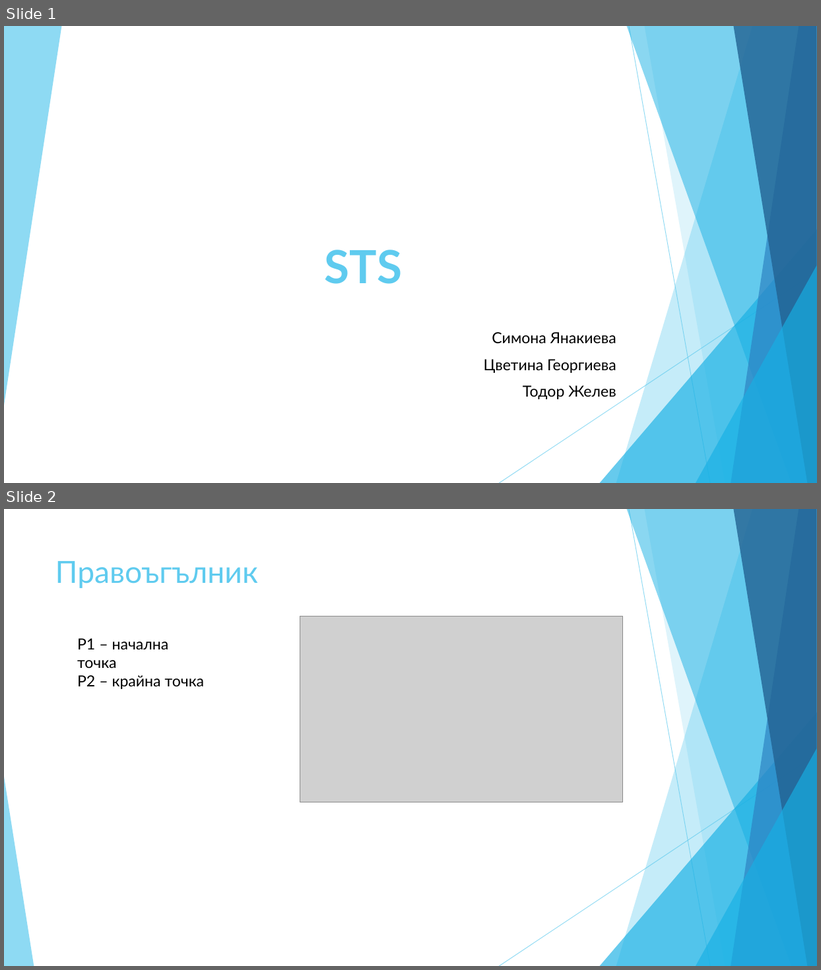
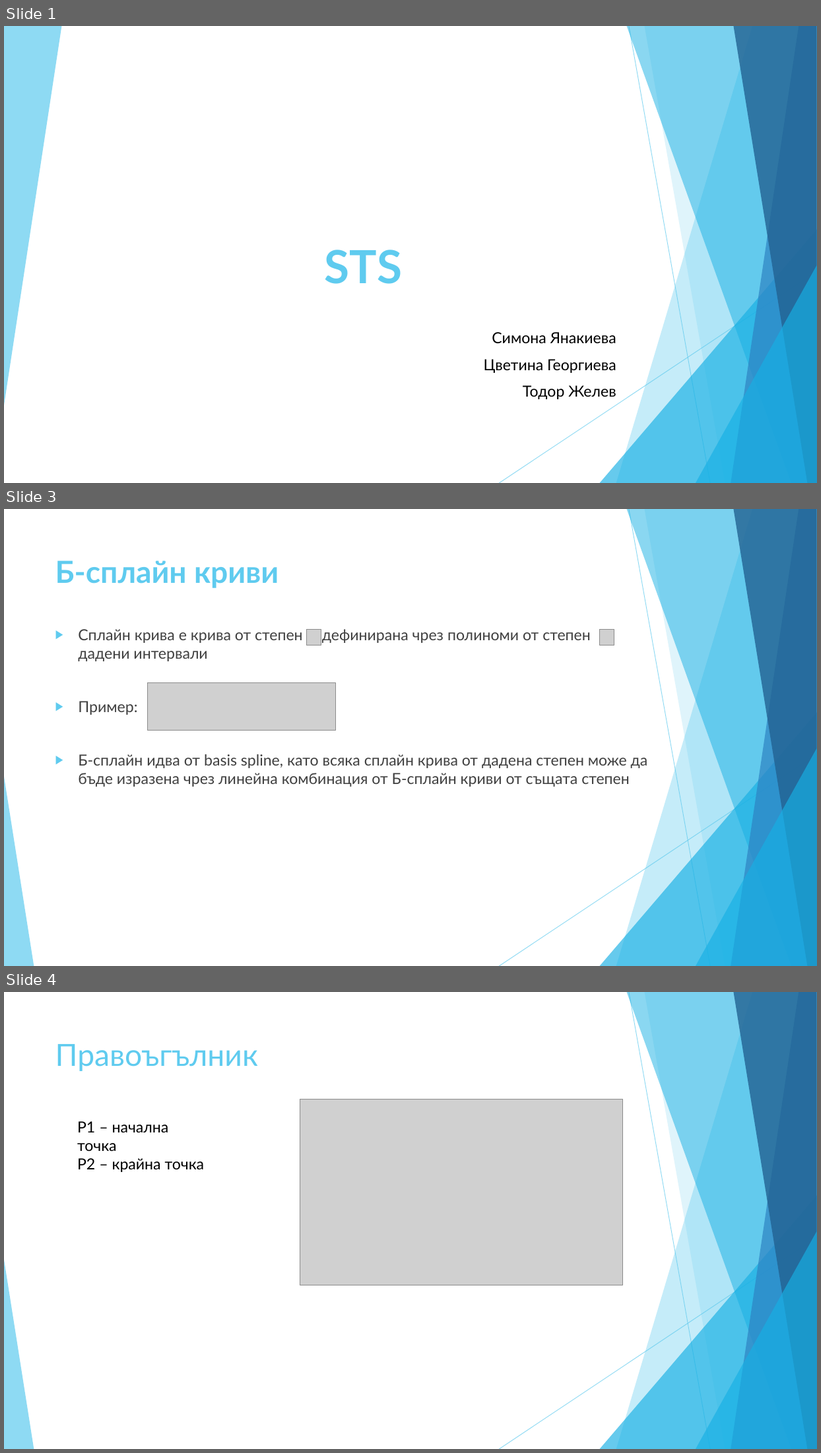
Before and after one commit to todorzhelev/STS, a slide deck: presentation/PresentationFinal.pptx. Shown one above the other, each under a label of ours: slides 1 and 2 before the commit, slides 1, 3 and 4 after it; the slides between them are not shown. The pictures are 821x970 and 821x1453 pixels, drawn with LibreOffice and Linux fonts; fonts in the diff are those of the drawing; grey boxes stand for pictures. Boxes give left, top, right and bottom in pixels: in the first picture for what was removed or moved away, otherwise in the second. Text is boxed around its words. In the diff, an @@ line names an element or a change of style, - is before the commit and + after.

```diff
--- a/presentation/PresentationFinal.pptx
+++ b/presentation/PresentationFinal.pptx
@@ slide 3 added at (4,509,817,966), background #FFFFFF; not listed: 10 template elements that a slide beside it also shows @@
@@ title added at (55,560,279,588), 36 pt, text #5FCBEF, bold @@
+Б-сплайн криви
@@ text added at (78,629,648,787), 18 pt, text #404040 @@
+▶ Сплайн крива е крива от степен , дефинирана чрез полиноми от степен в дадени интервали
+▶ Пример:
+▶ Б-сплайн идва от basis spline, като всяка сплайн крива от дадена степен може да бъде изразена чрез линейна комбинация от Б-сплайн криви от същата степен
@@ picture added at (306,630,321,645) @@
@@ picture added at (600,630,614,645) @@
@@ picture added at (148,683,337,730) @@
@@ what was slide 2 is now slide 4 @@
```
Also in this commit, not shown: 1 other slide added.
